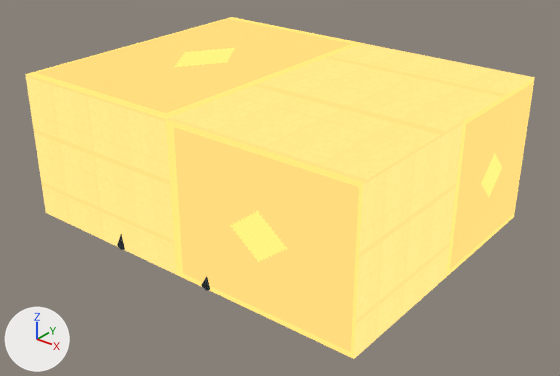
An edit to the glTF model packs/threefold-siege/level.gltf, drawn before and after from the same camera.
One viewpoint serves both versions: a 50 mm camera at (626.0, -696.0, 403.0) aimed at (156.0, -108.0, 39.0). The lights are fixed; the arrows at lower left show +X, +Y and +Z. The picture after the commit comes second. Vertices at exactly the same position are counted once.

The first picture shows 'PROP_SECTOR_4', 'PROP_SECTOR_5'.
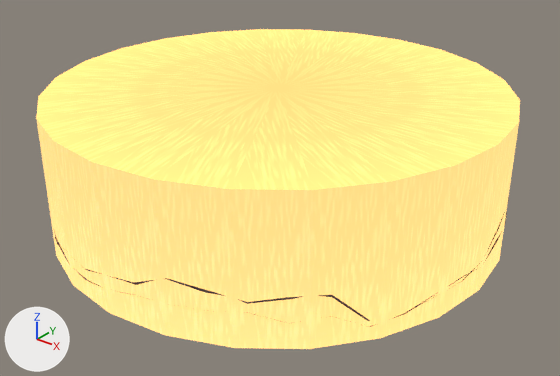
Boxes (x1, y1, x2, y2) around the edits, measured in the pictures (560 x 376 px):
'PROP_SECTOR_5', reshaped: before (26, 17, 535, 359); after (36, 30, 519, 290)
'PROP_SECTOR_4', reshaped: before (25, 74, 363, 359); after (36, 119, 498, 348)
'PROP_SECTOR_2', reshaped (not visible before): after (53, 142, 499, 349)
'PROP_SECTOR_1', reshaped (not visible before): after (52, 181, 507, 335)
'PROP_SECTOR_0', reshaped (not visible before): after (53, 198, 509, 325)
part 2 of me_mesh_2, rebuilt (not visible before): after (110, 181, 165, 335)
part 3 of me_mesh_2, built on (mostly hidden): after (52, 211, 507, 327)
part 5 of me_mesh_4, rebuilt (not visible before): after (124, 29, 520, 144)
part 6 of me_mesh_5, rebuilt (not visible before): after (36, 119, 498, 348)
part 7 of me_mesh_6, rebuilt (not visible before): after (36, 30, 519, 290)

The change, as a diff of the scene's bpy script:
```diff
--- a/packs/threefold-siege/level.gltf.py
+++ b/packs/threefold-siege/level.gltf.py
@@ me_mesh_1 @@
-me_mesh_1.from_pydata(...)  # 4515 vertices, 4506 faces; spans x -63.0..351.0, y -259.0..67.0, z -3.0..158.0
+me_mesh_1.from_pydata(...)  # 5001 vertices, 5148 faces; spans x -98.0..386.0, y -338.0..146.0, z -3.0..145.0
+# me_mesh_1 part 1: 12 vertices moved from x 0.0..288.0, y -192.0..0.0, z 12.0 to x 0.0..288.0, y -192.0..0.0, z 2.0; 549 vertices added at x -98.0..386.0, y -338.0..146.0, z -2.0..62.0
+# other edits to the shape of me_mesh_1 do not show in these pictures
 me_mesh_1.materials.append(mat_material_0)
@@ me_mesh_2 @@
-me_mesh_2.from_pydata(...)  # 4763 vertices, 4698 faces; spans x -63.0..351.0, y -259.0..67.0, z -3.0..158.0
+me_mesh_2.from_pydata(...)  # 5045 vertices, 4980 faces; spans x -98.0..386.0, y -338.0..146.0, z -3.0..145.0
+# me_mesh_2 part 2: the loose piece of 8 vertices spanning x -63.0..351.0, y -255.0..63.0, z -3.0..158.0 is rebuilt with 49 vertices and now spans x -98.0..386.0, y -338.0..146.0, z -3.0..145.0
+# me_mesh_2 part 3: 12 vertices moved from x 0.0..288.0, y -192.0..0.0, z 12.0 to x 0.0..288.0, y -192.0..0.0, z 2.0; 341 vertices added at x -98.0..386.0, y -338.0..146.0, z -2.0..62.0
+# other edits to the shape of me_mesh_2 do not show in these pictures
 me_mesh_2.materials.append(mat_material_0)
@@ me_mesh_3 @@
-me_mesh_3.from_pydata(...)  # 4515 vertices, 4506 faces; spans x -63.0..351.0, y -259.0..67.0, z -3.0..158.0
+me_mesh_3.from_pydata(...)  # 4797 vertices, 4788 faces; spans x -98.0..386.0, y -338.0..146.0, z -3.0..145.0
+# me_mesh_3 part 4: the loose piece of 8 vertices spanning x -63.0..351.0, y -255.0..63.0, z -3.0..158.0 is rebuilt with 49 vertices and now spans x -98.0..386.0, y -338.0..146.0, z -3.0..145.0
+# other edits to the shape of me_mesh_3 do not show in these pictures
 me_mesh_3.materials.append(mat_material_0)
@@ me_mesh_4 @@
-me_mesh_4.from_pydata(...)  # 4763 vertices, 4698 faces; spans x -63.0..351.0, y -259.0..67.0, z -3.0..158.0
+me_mesh_4.from_pydata(...)  # 5045 vertices, 4980 faces; spans x -98.0..386.0, y -338.0..146.0, z -3.0..145.0
+# me_mesh_4 part 5: the loose piece of 8 vertices spanning x -63.0..351.0, y -255.0..63.0, z -3.0..158.0 is rebuilt with 49 vertices and now spans x -98.0..386.0, y -338.0..146.0, z -3.0..145.0
+# other edits to the shape of me_mesh_4 do not show in these pictures
 me_mesh_4.materials.append(mat_material_0)
@@ me_mesh_5 @@
-me_mesh_5.from_pydata(...)  # 4515 vertices, 4506 faces; spans x -63.0..351.0, y -259.0..67.0, z -3.0..158.0
+me_mesh_5.from_pydata(...)  # 4797 vertices, 4788 faces; spans x -98.0..386.0, y -338.0..146.0, z -3.0..145.0
+# me_mesh_5 part 6: the loose piece of 8 vertices spanning x -63.0..351.0, y -255.0..63.0, z -3.0..158.0 is rebuilt with 49 vertices and now spans x -98.0..386.0, y -338.0..146.0, z -3.0..145.0
+# other edits to the shape of me_mesh_5 do not show in these pictures
 me_mesh_5.materials.append(mat_material_0)
@@ me_mesh_6 @@
-me_mesh_6.from_pydata(...)  # 4763 vertices, 4698 faces; spans x -63.0..351.0, y -259.0..67.0, z -3.0..158.0
+me_mesh_6.from_pydata(...)  # 5352 vertices, 5548 faces; spans x -98.0..386.0, y -338.0..146.0, z -3.0..145.0
+# me_mesh_6 part 7: the loose piece of 8 vertices spanning x -63.0..351.0, y -255.0..63.0, z -3.0..158.0 is rebuilt with 49 vertices and now spans x -98.0..386.0, y -338.0..146.0, z -3.0..145.0
+# other edits to the shape of me_mesh_6 do not show in these pictures
 me_mesh_6.materials.append(mat_material_0)
```
